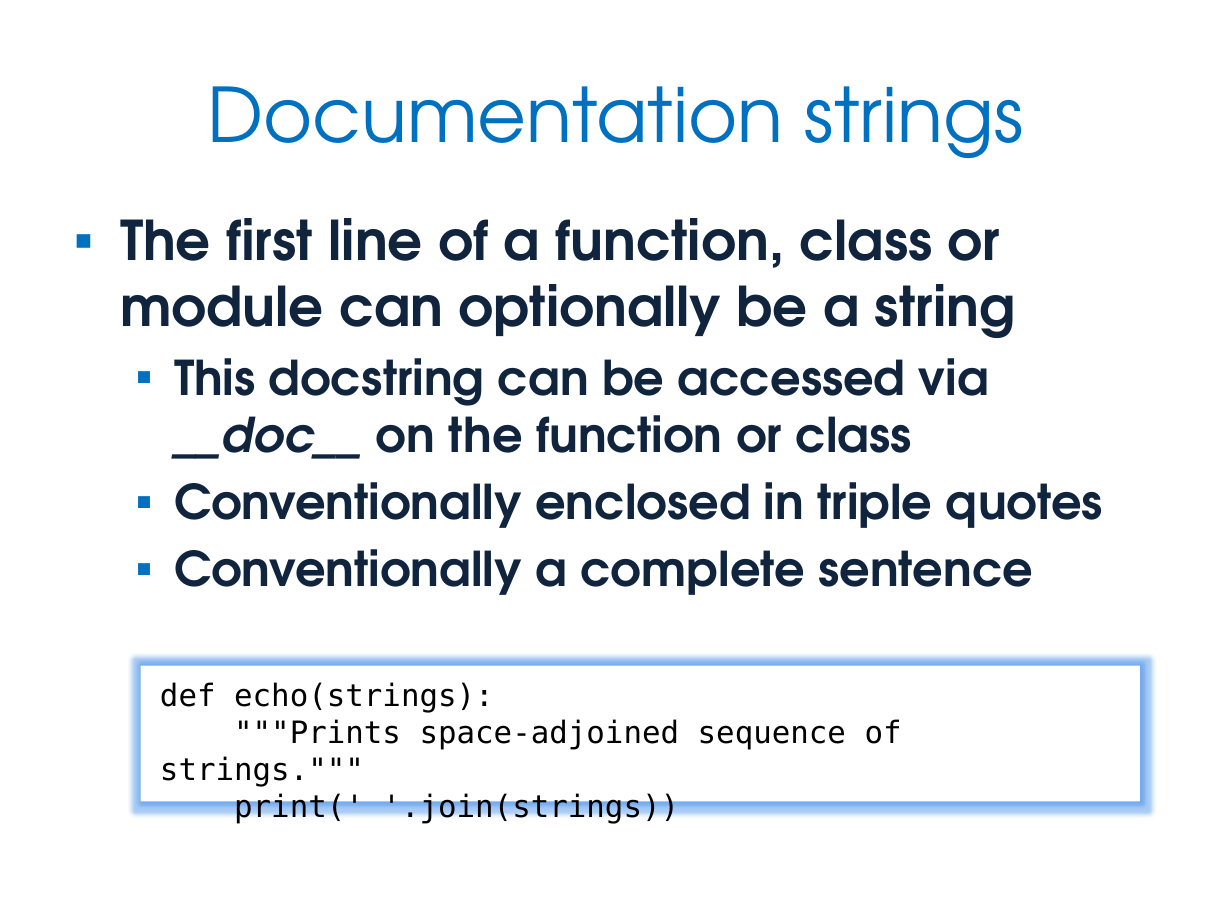
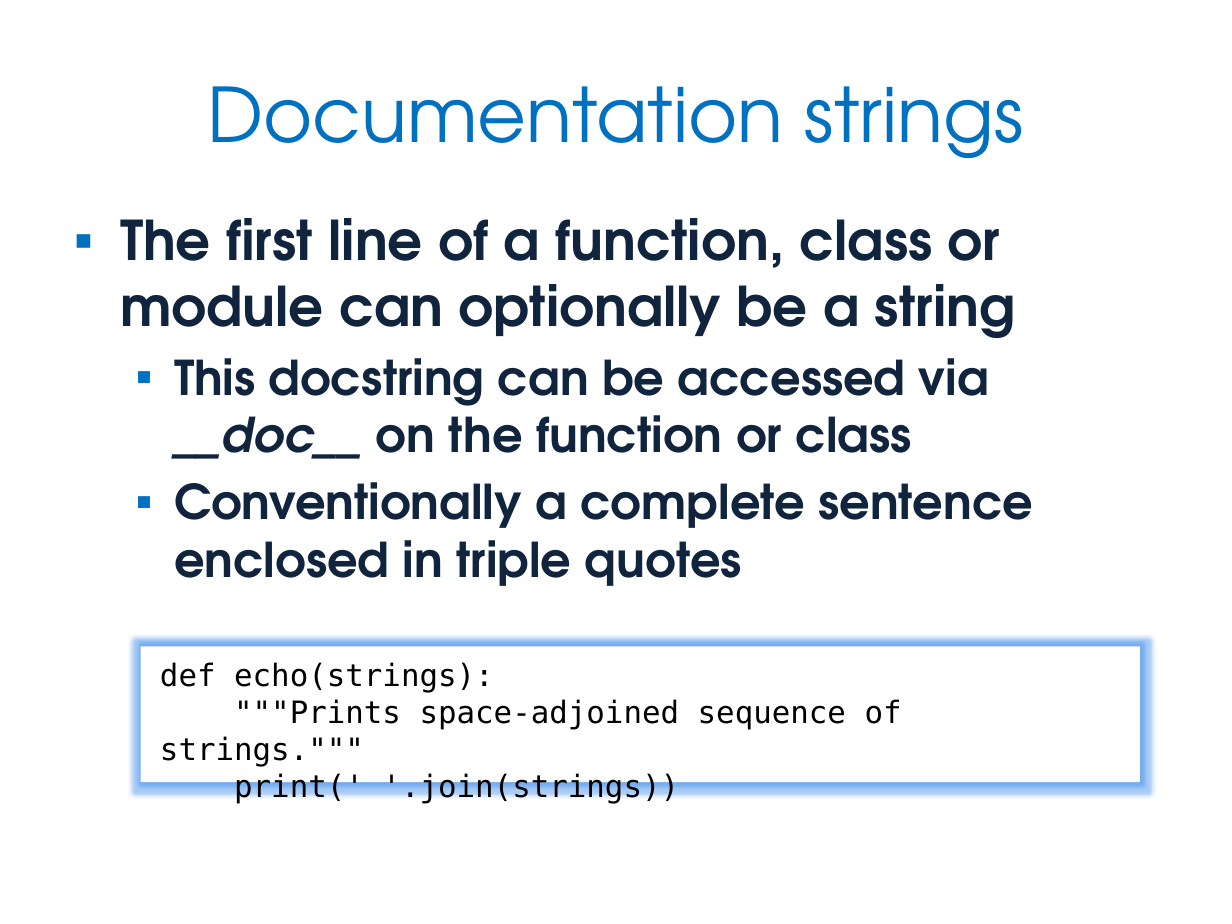
Before and after one commit to JonJagger/two-day-courses, a slide deck: slide 100 of pf/Python Foundation.pptx (slide 99 before the commit). Drawn at 1232x924 pixels with LibreOffice and Linux fonts; fonts in the diff are those of the drawing. Boxes give left, top, right and bottom in pixels: in the first picture for what was removed or moved away, otherwise in the second. Text is boxed around its words. In the diff, an @@ line names an element or a change of style, - is before the commit and + after.

Commit message:
Updates from Kevlin: Some minor wording changes and code clarifications. Added a Useful Links slide at the end of History, Style & Culture. Added a slide to illustrate comprehension version of filter examples in Iteration. Slides removed from end of Classes & Objects (for advanced course)

```diff
--- a/pf/Python Foundation.pptx
+++ b/pf/Python Foundation.pptx
@@ text at [174, 482, 1034, 586]: text changed @@
-  ▪ Conventionally enclosed in triple quotes
-  ▪ Conventionally a complete sentence
+  ▪ Conventionally a complete sentence enclosed in triple quotes
@@ rectangle "def echo(strings):": place and size @@
-rectangle "def echo(strings):" at [140, 665, 1140, 801]
+rectangle "def echo(strings):" at [140, 647, 1140, 782]
```
Also in this commit, not shown: 10 other slides changed, 2 slides added, 4 slides removed, 1 other file.
